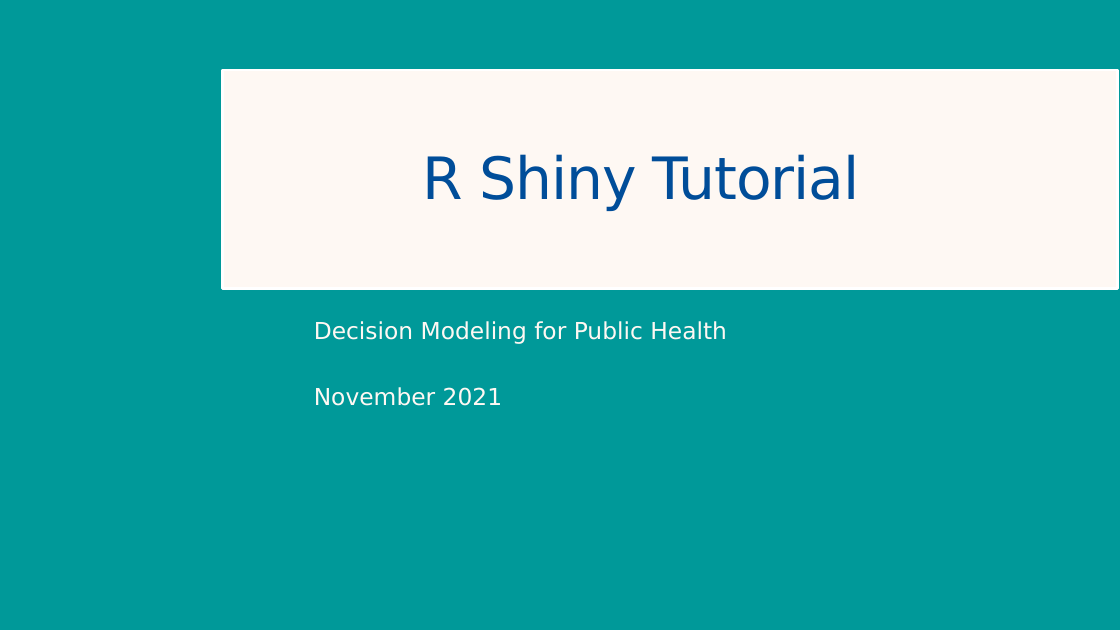
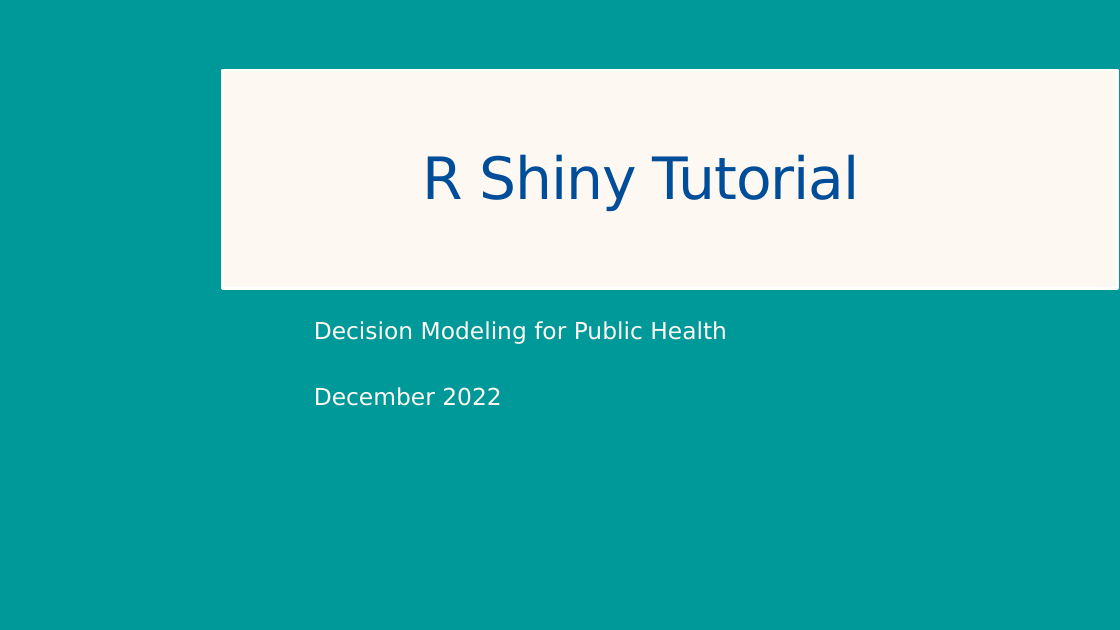
Before and after one commit to DARTH-git/Course-Modularization, a slide deck: slide 1 of static/Course_Modularization/CDC 2022-23/part 2/Shiny_slides_CDC2022.pptx. Drawn at 1120x630 pixels with LibreOffice and Linux fonts; fonts in the diff are those of the drawing. Boxes give left, top, right and bottom in pixels: in the first picture for what was removed or moved away, otherwise in the second. Text is boxed around its words. In the diff, an @@ line names an element or a change of style, - is before the commit and + after.

```diff
--- a/static/Course_Modularization/CDC 2022-23/part 2/Shiny_slides_CDC2022.pptx
+++ b/static/Course_Modularization/CDC 2022-23/part 2/Shiny_slides_CDC2022.pptx
@@ subtitle at (314,387,501,406): text changed @@
-November 2021
+December 2022
```
